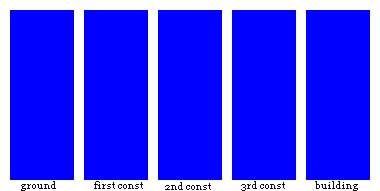
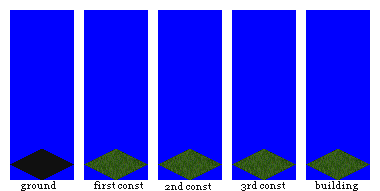
Before/after of a (380, 191) layered artwork. What changed in the layer stack:
added layer "HERBA" above "BACKGROUND" over [10, 149, 370, 180]
